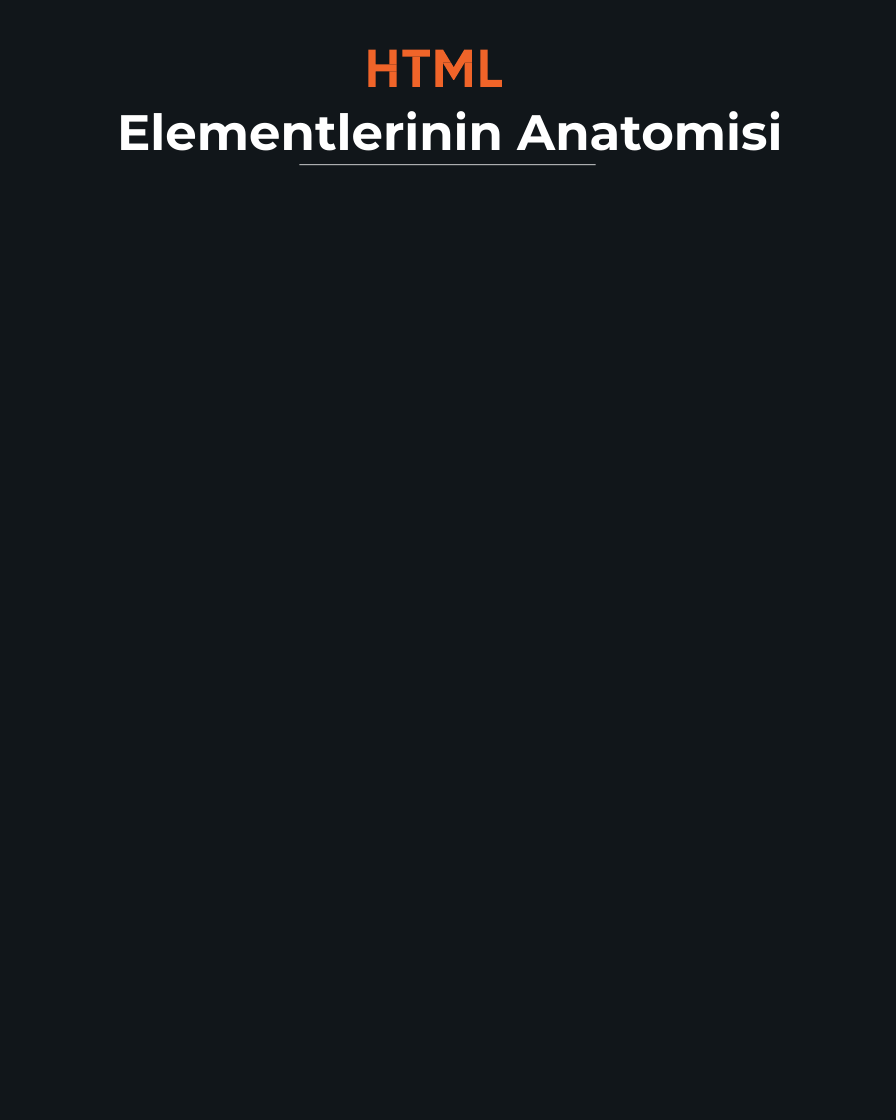
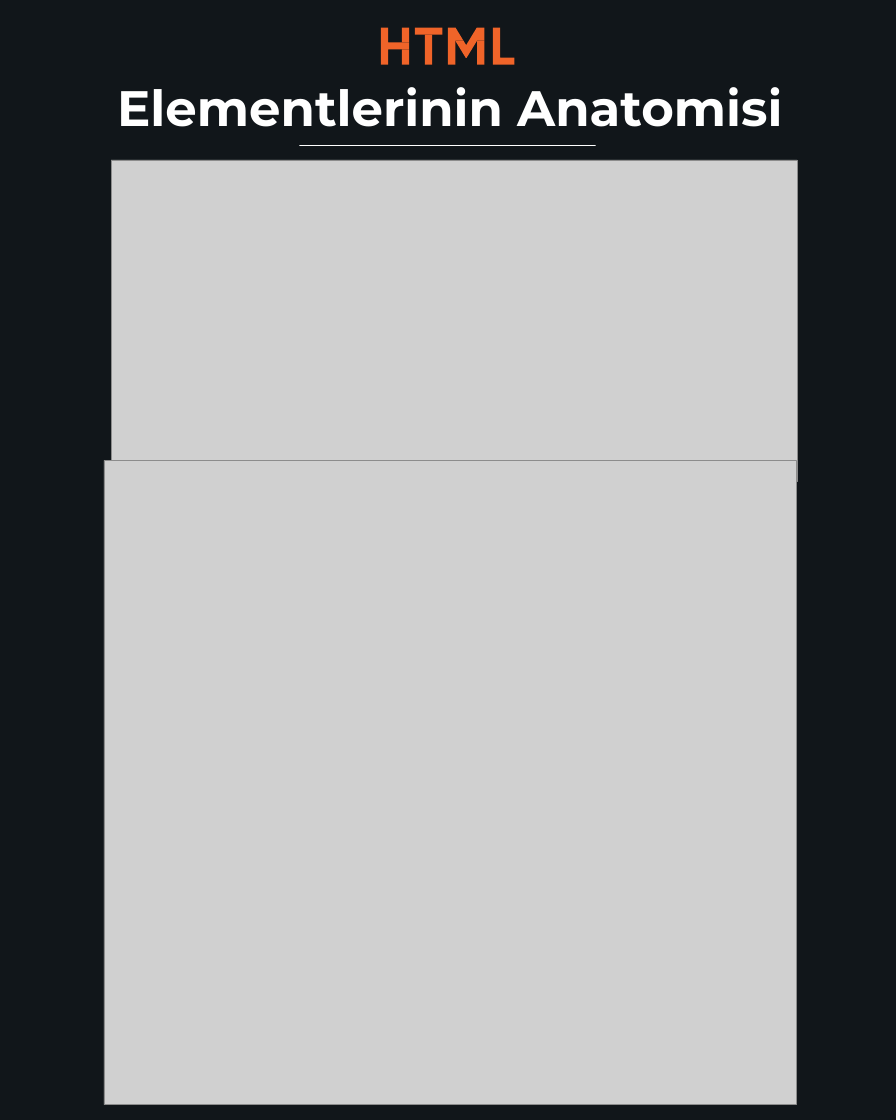
Before and after one commit to waroi/TurkcellFrontend2023, a slide deck: slide 1 of Ogrenciler/Ahmet_Mert_Tutal/Dökümanlar/HTML-1.pptx. Drawn at 896x1120 pixels with LibreOffice and Linux fonts; fonts in the diff are those of the drawing; grey boxes stand for pictures. Boxes give left, top, right and bottom in pixels: in the first picture for what was removed or moved away, otherwise in the second. Text is boxed around its words. In the diff, an @@ line names an element or a change of style, - is before the commit and + after.

```diff
--- a/Ogrenciler/Ahmet_Mert_Tutal/Dökümanlar/HTML-1.pptx
+++ b/Ogrenciler/Ahmet_Mert_Tutal/Dökümanlar/HTML-1.pptx
@@ freeform shape: place and size @@
-freeform shape at [369, 50, 502, 87]
+freeform shape at [381, 27, 515, 65]
@@ text "Elementlerinin Anatomisi": place and size @@
-text "Elementlerinin Anatomisi" at [117, 111, 782, 151]
+text "Elementlerinin Anatomisi" at [117, 87, 782, 127]
@@ freeform shape: place and size @@
-freeform shape at [299, 164, 596, 165]
+freeform shape at [299, 145, 596, 146]
@@ picture added at [111, 160, 797, 482] @@
@@ picture added at [104, 461, 796, 1105] @@
```
Also in this commit, not shown: 1 other slide changed, 6 other files.
